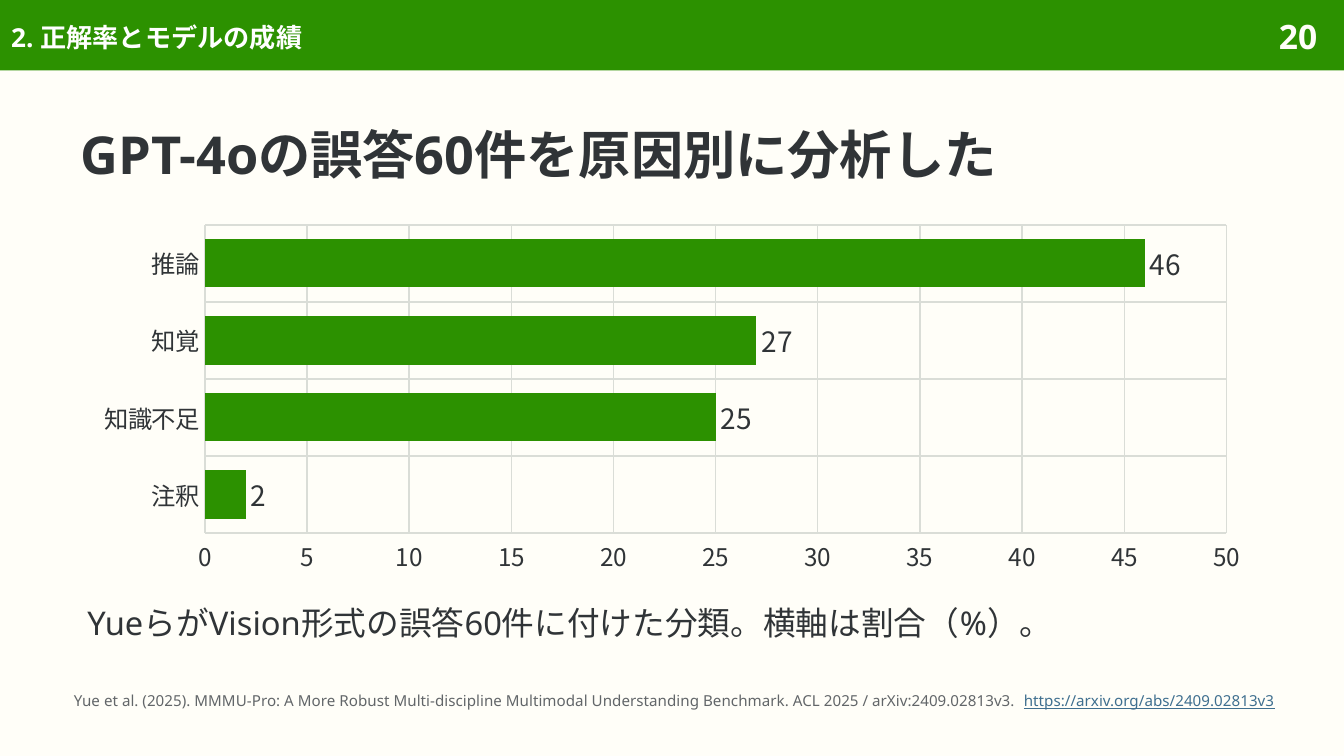
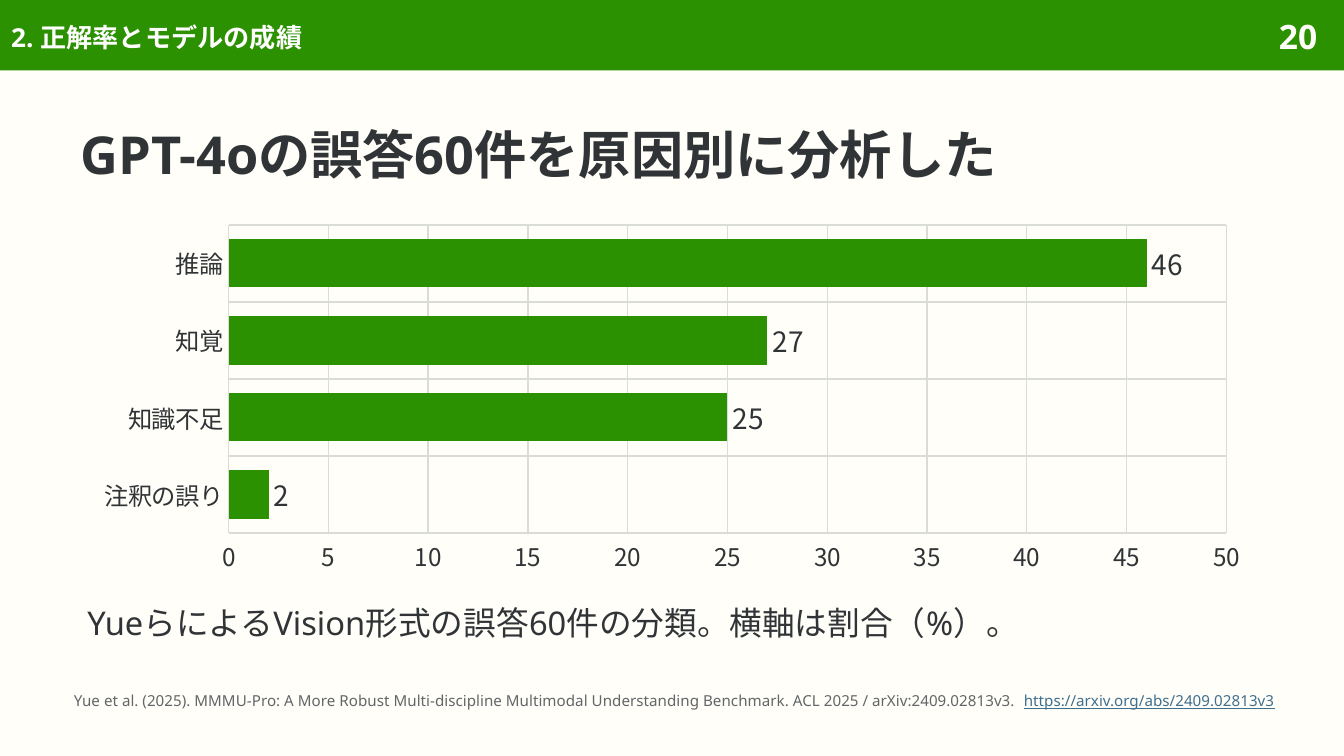
Before and after one commit to sasakiy84/datasets-in-10-minutes, a slide deck: slide 20 of slides/datasets-in-10-minutes-mmmu-pro.pptx. Drawn at 1344x756 pixels with LibreOffice and Linux fonts; fonts in the diff are those of the drawing. Boxes give left, top, right and bottom in pixels: in the first picture for what was removed or moved away, otherwise in the second. Text is boxed around its words. In the diff, an @@ line names an element or a change of style, - is before the commit and + after.

```diff
--- a/slides/datasets-in-10-minutes-mmmu-pro.pptx
+++ b/slides/datasets-in-10-minutes-mmmu-pro.pptx
@@ bar chart at bbox=[81, 218, 1263, 581] @@
-categories: 注釈, 知識不足, 知覚, 推論
+categories: 注釈の誤り, 知識不足, 知覚, 推論
@@ text at bbox=[87, 607, 1018, 638]: text changed @@
-YueらがVision形式の誤答60件に付けた分類。横軸は割合（%）。
+YueらによるVision形式の誤答60件の分類。横軸は割合（%）。
```
Also in this commit, not shown: 15 other slides changed, 7 other files.
